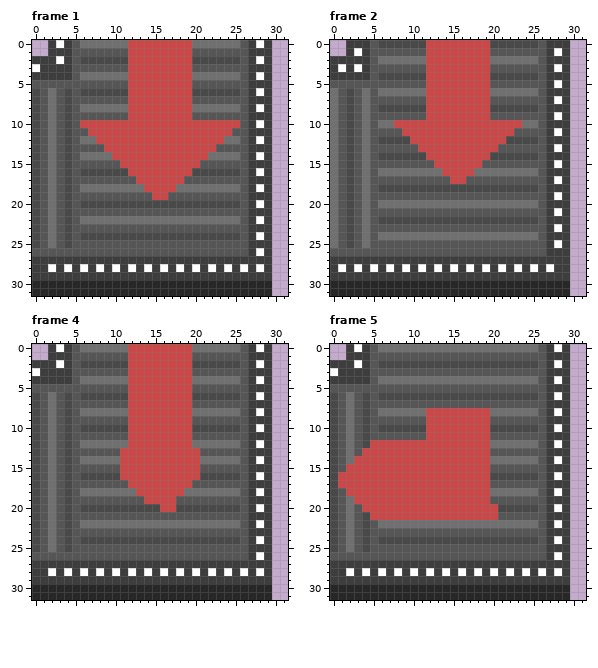
Edited in one commit: pixel-art file (Assets/Sprites/Conveyors/down left curve conv.aseprite). The picture above was drawn from the file before the commit.
32x32 pixels, 11 frames. Shown: frame 1, frame 2, frame 4, frame 5. The commit also changed other frames, which this record leaves out.
Once edited:
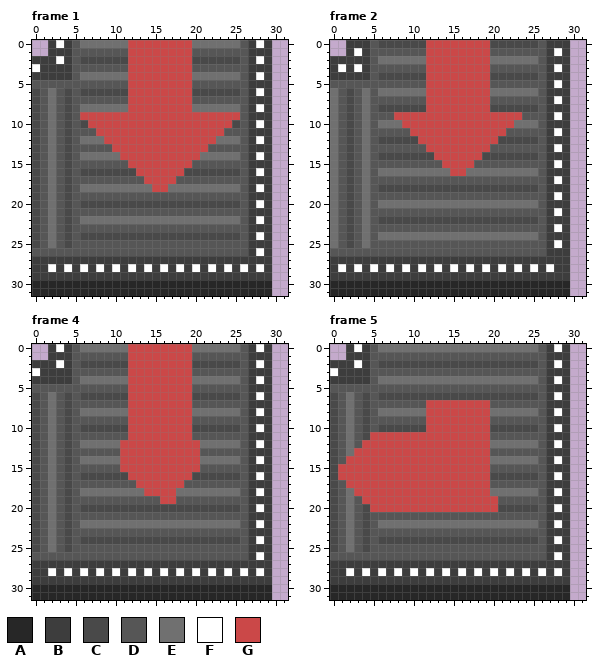
Palette (. is transparent): A #272727  B #3d3d3d  C #494949  D #565656  E #707070  F #ffffff  G #cb4848
Commit message: Updated Conveyor Curves
Difference:
Frame 1, layer "Layer 7":
y 9: x 6..11 DDDDDD -> GGGGGG; x 20..25 DDDDDD -> GGGGGG
y 10: x 6 G -> C; x 25 G -> C
y 11: x 7 G -> D; x 24 G -> D
y 12: x 8 G -> E; x 23 G -> E
y 13: x 9 G -> D; x 22 G -> D
y 14: x 10 G -> E; x 21 G -> E
y 15: x 11 G -> D; x 20 G -> D
y 16: x 12 G -> C; x 19 G -> C
y 17: x 13 G -> D; x 18 G -> D
y 18: x 14 G -> E; x 17 G -> E
y 19: x 15..16 GG -> DD
Frame 2, layer "Layer 7":
y 9: x 8..11 DDDD -> GGGG; x 20..23 DDDD -> GGGG
y 10: x 8 G -> E; x 23 G -> E
y 11: x 9 G -> D; x 22 G -> D
y 12: x 10 G -> C; x 21 G -> C
y 13: x 11 G -> D; x 20 G -> D
y 14: x 12 G -> C; x 19 G -> C
y 15: x 13 G -> D; x 18 G -> D
y 16: x 14 G -> E; x 17 G -> E
y 17: x 15..16 GG -> DD
Frame 4, layer "Layer 7":
y 12: x 11 E -> G; x 20 E -> G
y 16: x 11 G -> C; x 20 G -> C
y 17: x 12 G -> D; x 19 G -> D
y 18: x 13 G -> E; x 18 G -> E
y 19: x 14..15 GG -> DD
y 20: x 16..17 GG -> CC
Frame 5, layer "Layer 7":
y 7: x 12..19 DDDDDDDD -> GGGGGGGG
y 11: x 5..11 DDDDDDD -> GGGGGGG
y 12: x 4 C -> G
y 13: x 3 D -> G
y 14: x 2 E -> G
y 15: x 1 D -> G
y 17: x 1 G -> D
y 18: x 2 G -> E
y 19: x 3 G -> D; x 20 D -> G
y 20: x 4 G -> C
y 21: x 5..20 GGGGGGGGGGGGGGGG -> DDDDDDDDDDDDDDDD
